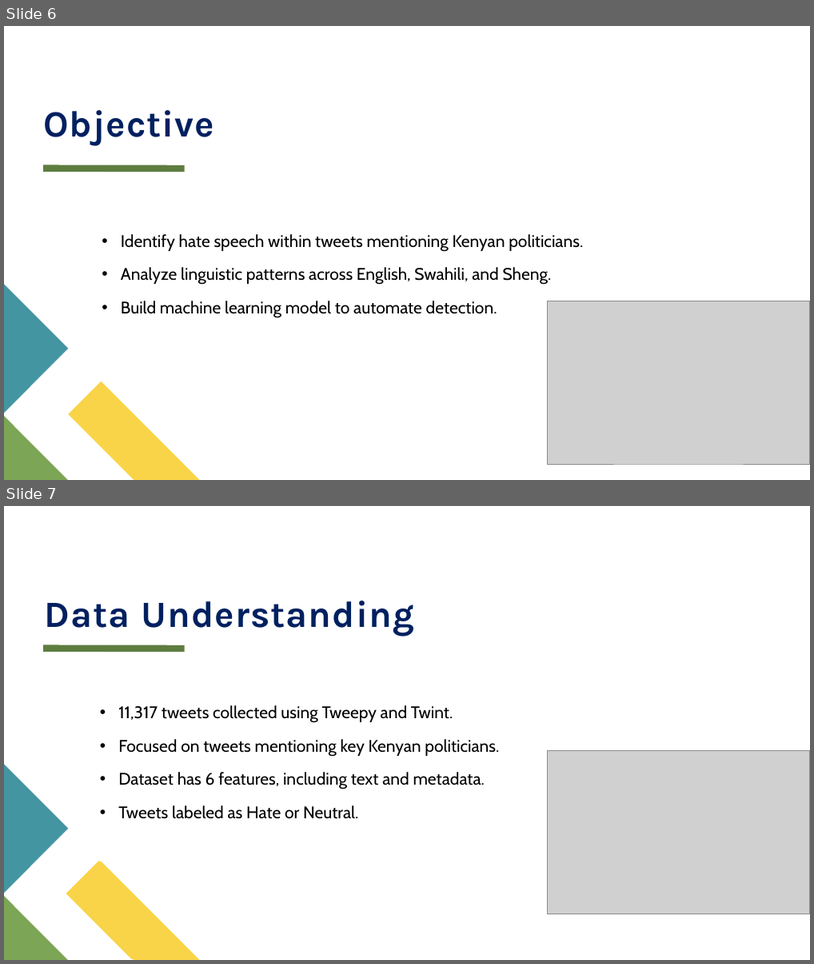
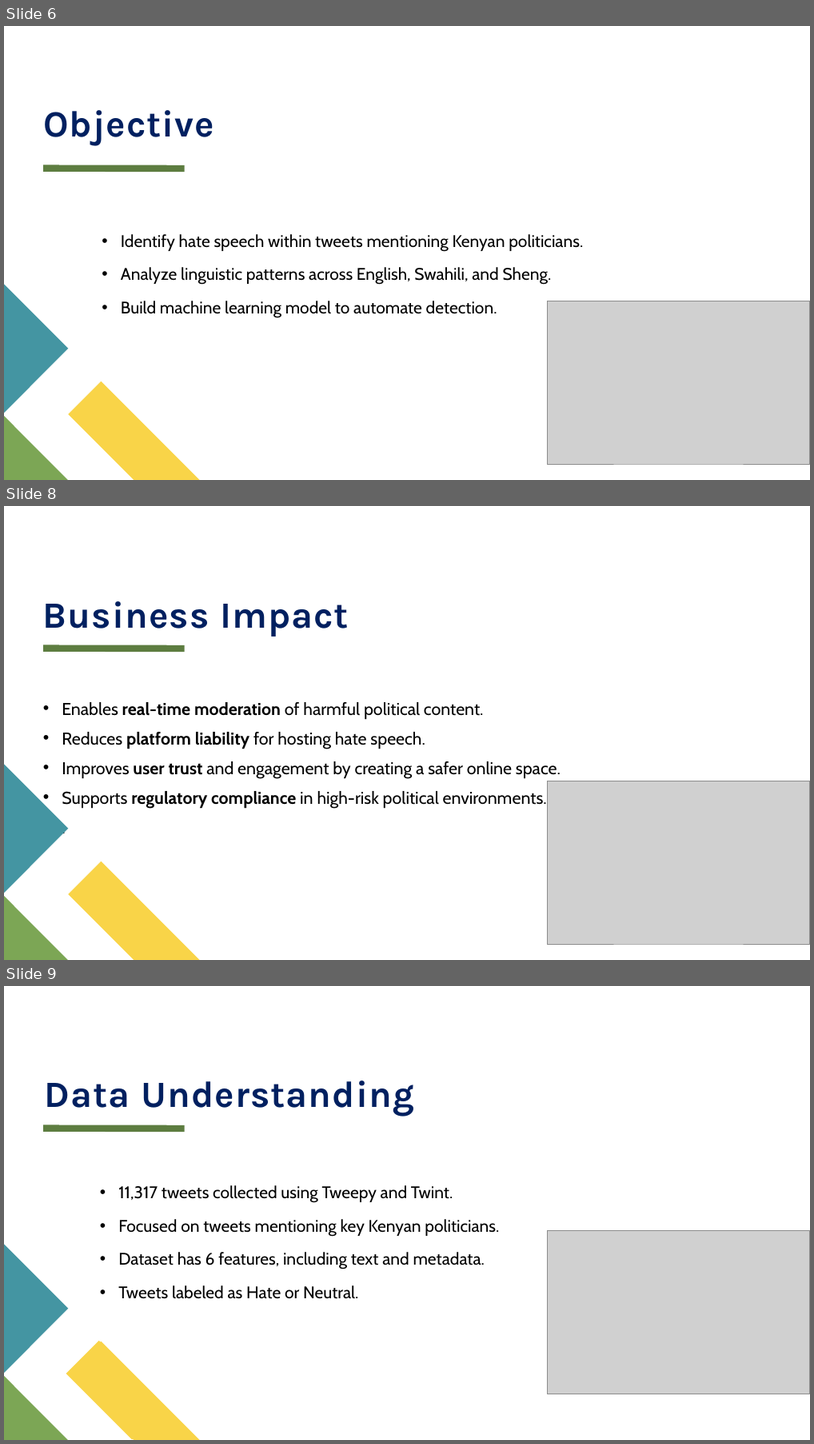
Before and after one commit to kennethnyangweso/CAPSTONE-PROJECT, a slide deck: NLP PowerPoint presentation.pptx. Shown one above the other, each under a label of ours: slides 6 and 7 before the commit, slides 6, 8 and 9 after it; the slides between them are not shown. The pictures are 814x964 and 814x1444 pixels, drawn with LibreOffice and Linux fonts; fonts in the diff are those of the drawing; grey boxes stand for pictures. Boxes give left, top, right and bottom in pixels: in the first picture for what was removed or moved away, otherwise in the second. Text is boxed around its words. In the diff, an @@ line names an element or a change of style, - is before the commit and + after.

Commit message:
Powerpoint Updates

```diff
--- a/NLP PowerPoint presentation.pptx
+++ b/NLP PowerPoint presentation.pptx
@@ slide 8 added at (4,506,810,960), background #FFFFFF; not listed: 1 template element that a slide beside it also shows @@
@@ title added at (43,601,349,636), 44 pt, text #002060, bold @@
+Business Impact
@@ text added at (62,702,561,808), 20.4 pt, text #000000 @@
+• Enables real-time moderation of harmful political content.
+• Reduces platform liability for hosting hate speech.
+• Improves user trust and engagement by creating a safer online space.
+• Supports regulatory compliance in high-risk political environments.
+• .
@@ freeform shape added at (4,764,68,892), fill #4495A2 @@
@@ picture added at (548,780,810,944) @@
@@ freeform shape added at (68,861,199,960), fill #F9D448 @@
@@ freeform shape added at (4,896,68,960), fill #7CA655 @@
@@ what was slide 7 is now slide 9 @@
```
Also in this commit, not shown: 1 other slide added.
